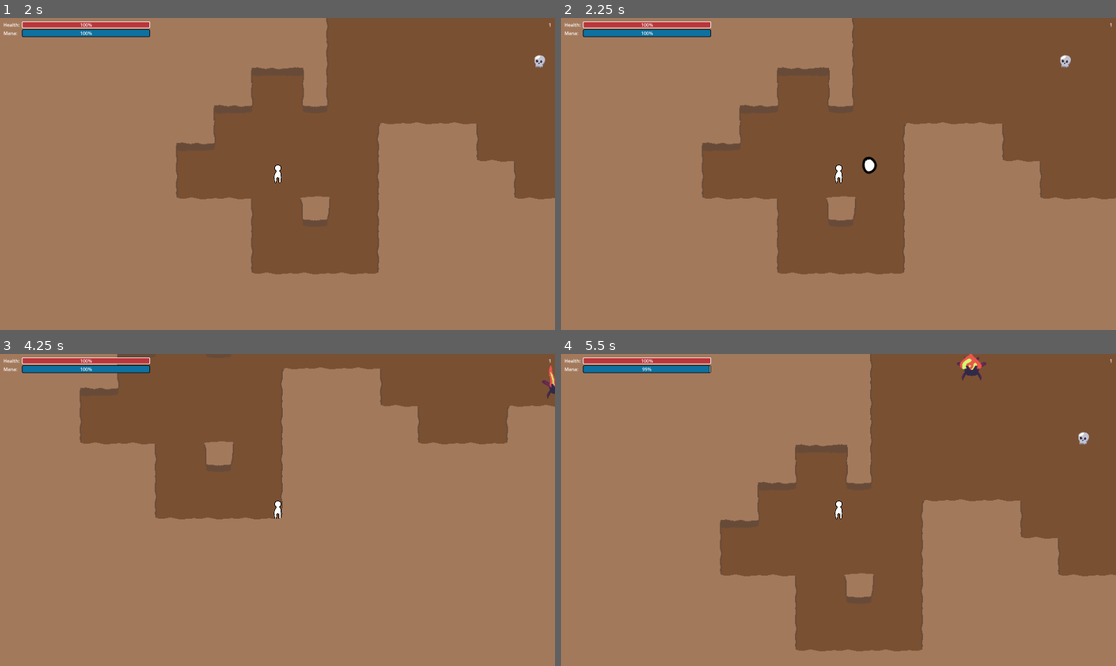
Above: before the commit, frames 1-4 (two rows, left to right).
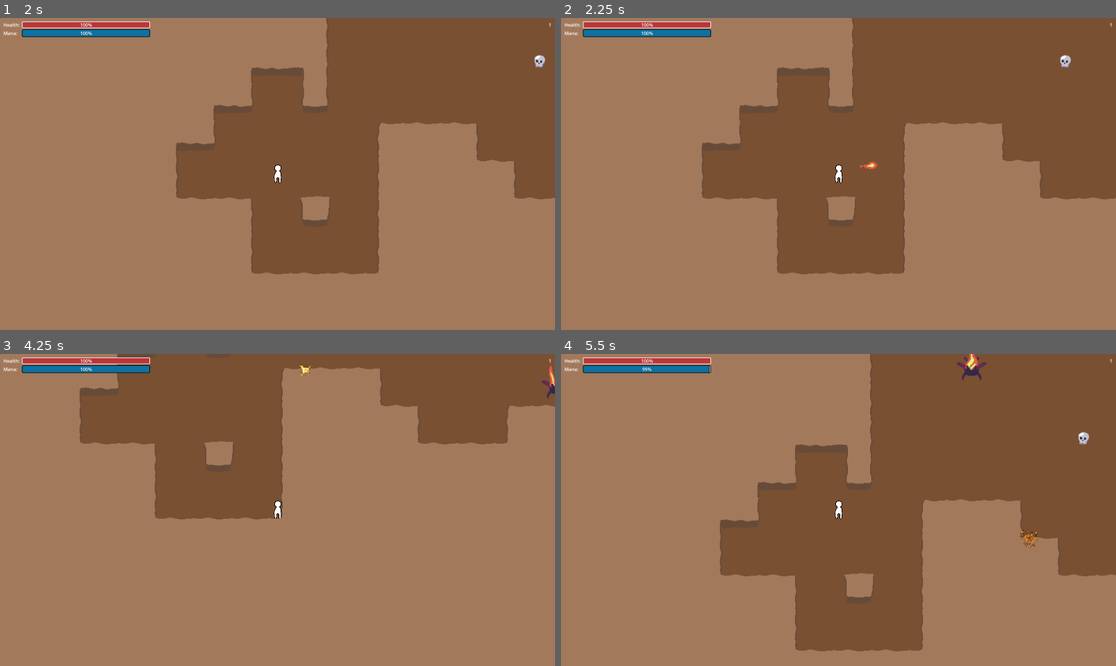
Above: after the commit, the same moments.

Repository: wpuerner/inferno
Game: Godot game, scene res://scenes/main_menu.tscn
Two runs of this game, one before a commit and one after it. Both use one fixed random seed, a clock stepped at 60 frames per second and the inputs below.
Inputs (mouse positions are in pixels of both pictures, inside the frame that each line leads up to):
- Up to frame 1 (2 s): click "Play" at 0.5 s; click "READY" at 1.25 s
- Up to frame 2 (2.25 s): tap Enter at 2 s; move the mouse to (960, 158) at 2.02 s; press the mouse at (960, 158) at 2.03 s; hold D (move_right) from 2.03 s (still down)
- Up to frame 3 (4.25 s): move the mouse to (166, 525) at 2.77 s; release D (move_right) at 2.78 s; release the mouse at (166, 525) at 2.78 s; hold S (move_down) 2.78-3.53 s; click (166, 525) at 2.85 s; move the mouse to (333, 441) at 3.52 s; press the mouse at (333, 441) at 3.53 s; hold D (move_right) from 3.53 s (still down)
- Up to frame 4 (5.5 s): move the mouse to (810, 572) at 4.27 s; release D (move_right) at 4.28 s; release the mouse at (810, 572) at 4.28 s; hold W (move_up) 4.28-5.03 s; click (810, 572) at 4.35 s; move the mouse to (1005, 556) at 5.02 s; press the mouse at (1005, 556) at 5.03 s; hold A (move_left) from 5.03 s (still down)

Frame 1 is identical in both runs. In frame 2, 0.1% of the frame differs, in the area x 53-58%, y 44-51%; in frame 3, less than 0.1%; in frame 4, 0.2%, in the area x 71-87%, y 0-63%.

Commit message:
update explosion animation; fix miscelaneous bugs

Diff:
--- a/scenes/effects/explosion/explosion.gd
+++ b/scenes/effects/explosion/explosion.gd
@@ -1,7 +1,4 @@
 extends Node2D
-
-func _ready():
-	$CPUParticles2D.emitting = true
 
 func _on_timer_timeout():
 	queue_free()
--- a/scenes/effects/explosion/explosion.tscn
+++ b/scenes/effects/explosion/explosion.tscn
@@ -1,36 +1,56 @@
-[gd_scene load_steps=6 format=3 uid="uid://b22afvql266ju"]
+[gd_scene load_steps=10 format=3 uid="uid://b22afvql266ju"]
 
-[ext_resource type="Texture2D" uid="uid://bjewfr4sbl6am" path="res://scenes/effects/puff/puff.png" id="1_75wd1"]
 [ext_resource type="Script" path="res://scenes/effects/explosion/explosion.gd" id="1_at7gm"]
 [ext_resource type="PackedScene" uid="uid://dcimufvvru2en" path="res://scenes/parts/hurtbox/hurtbox.tscn" id="3_c887h"]
+[ext_resource type="Texture2D" uid="uid://cbwxnbffwjka2" path="res://scenes/effects/explosion/explosion.png" id="3_m0uep"]
 
-[sub_resource type="Curve" id="Curve_qfe1y"]
-_data = [Vector2(0, 0.319661), 0.0, 0.0, 0, 0, Vector2(1, 0.834512), 0.0, 0.0, 0, 0]
-point_count = 2
+[sub_resource type="AtlasTexture" id="AtlasTexture_owfna"]
+atlas = ExtResource("3_m0uep")
+region = Rect2(192, 0, 64, 64)
+
+[sub_resource type="AtlasTexture" id="AtlasTexture_4clpf"]
+atlas = ExtResource("3_m0uep")
+region = Rect2(384, 0, 64, 64)
+
+[sub_resource type="AtlasTexture" id="AtlasTexture_pxxc4"]
+atlas = ExtResource("3_m0uep")
+region = Rect2(512, 0, 64, 64)
+
+[sub_resource type="AtlasTexture" id="AtlasTexture_3qhkq"]
+atlas = ExtResource("3_m0uep")
+region = Rect2(576, 0, 64, 64)
+
+[sub_resource type="SpriteFrames" id="SpriteFrames_8cqh1"]
+animations = [{
+"frames": [{
+"duration": 1.0,
+"texture": SubResource("AtlasTexture_owfna")
+}, {
+"duration": 1.0,
+"texture": SubResource("AtlasTexture_4clpf")
+}, {
+"duration": 1.0,
+"texture": SubResource("AtlasTexture_pxxc4")
+}, {
+"duration": 1.0,
+"texture": SubResource("AtlasTexture_3qhkq")
+}],
+"loop": false,
+"name": &"default",
+"speed": 12.0
+}]
 
 [sub_resource type="CircleShape2D" id="CircleShape2D_85u0s"]
-radius = 39.0
+radius = 16.0312
 
 [node name="Explosion" type="Node2D"]
 script = ExtResource("1_at7gm")
 
-[node name="CPUParticles2D" type="CPUParticles2D" parent="."]
-emitting = false
-amount = 6
-lifetime = 0.2
-one_shot = true
-explosiveness = 1.0
-randomness = 0.08
-lifetime_randomness = 0.48
-texture = ExtResource("1_75wd1")
-direction = Vector2(0, 0)
-spread = 180.0
-gravity = Vector2(0, 0)
-initial_velocity_min = 227.54
-initial_velocity_max = 227.54
-damping_min = 72.527
-damping_max = 72.527
-scale_amount_curve = SubResource("Curve_qfe1y")
+[node name="AnimatedSprite2D" type="AnimatedSprite2D" parent="."]
+sprite_frames = SubResource("SpriteFrames_8cqh1")
+autoplay = "default"
+frame = 3
+frame_progress = 1.0
 
 [node name="Timer" type="Timer" parent="."]
 wait_time = 0.3
--- a/scenes/mobs/mantle/mantle.gd
+++ b/scenes/mobs/mantle/mantle.gd
@@ -13,9 +13,7 @@
 
 func _on_entity_health_health_was_depleated():
 	animated_sprite.play("dieing")
-	remove_child(animated_sprite)
-	animated_sprite.global_position = global_position
-	add_sibling(animated_sprite)
+	animated_sprite.reparent(get_parent())
 	event_bus.kill_mob(self)
 	queue_free()
 
--- a/scenes/objects/bullet/bullet.tscn
+++ b/scenes/objects/bullet/bullet.tscn
@@ -1,7 +1,7 @@
-[gd_scene load_steps=5 format=3 uid="uid://c5cqaq647tjxm"]
+[gd_scene load_steps=9 format=3 uid="uid://c5cqaq647tjxm"]
 
-[ext_resource type="Texture2D" uid="uid://cyiogf8t40p6s" path="res://scenes/objects/bullet/bullet.png" id="1_g3l6f"]
 [ext_resource type="Resource" uid="uid://l35nc4pia1xa" path="res://scenes/attributes/spread_angle/spread_angle_attribute.tres" id="1_hwnee"]
+[ext_resource type="Texture2D" uid="uid://iwpub42r6iv3" path="res://scenes/objects/fireball/fireball.png" id="2_1c225"]
 
 [sub_resource type="GDScript" id="GDScript_slh0c"]
 script/source = "extends Area2D
@@ -38,6 +38,38 @@
 	queue_free()
 "
 
+[sub_resource type="AtlasTexture" id="AtlasTexture_shbep"]
+atlas = ExtResource("2_1c225")
+region = Rect2(0, 0, 64, 64)
+
+[sub_resource type="AtlasTexture" id="AtlasTexture_yyyea"]
+atlas = ExtResource("2_1c225")
+region = Rect2(64, 0, 64, 64)
+
+[sub_resource type="AtlasTexture" id="AtlasTexture_ddu40"]
+atlas = ExtResource("2_1c225")
+region = Rect2(128, 0, 64, 64)
+
+[sub_resource type="SpriteFrames" id="SpriteFrames_tm8f6"]
+animations = [{
+"frames": [{
+"duration": 1.0,
+"texture": SubResource("AtlasTexture_shbep")
+}, {
+"duration": 1.0,
+"texture": SubResource("AtlasTexture_yyyea")
+}, {
+"duration": 1.0,
+"texture": SubResource("AtlasTexture_ddu40")
+}, {
+"duration": 1.0,
+"texture": SubResource("AtlasTexture_yyyea")
+}],
+"loop": true,
+"name": &"default",
+"speed": 8.0
+}]
+
 [sub_resource type="CircleShape2D" id="CircleShape2D_jtiw3"]
 radius = 11.0
 
@@ -47,8 +79,10 @@
 script = SubResource("GDScript_slh0c")
 spread_angle_attribute = ExtResource("1_hwnee")
 
-[node name="Sprite2D" type="Sprite2D" parent="."]
-texture = ExtResource("1_g3l6f")
+[node name="AnimatedSprite2D" type="AnimatedSprite2D" parent="."]
+sprite_frames = SubResource("SpriteFrames_tm8f6")
+autoplay = "default"
+frame_progress = 0.00710242
 
 [node name="CollisionShape2D" type="CollisionShape2D" parent="."]
 shape = SubResource("CircleShape2D_jtiw3")
--- a/scenes/objects/fireball/fireball.gd
+++ b/scenes/objects/fireball/fireball.gd
@@ -5,3 +5,9 @@
 
 func _on_hurtbox_hurtbox_collided(_body):
 	queue_free()
+
+func _on_body_entered(body):
+	var explosion = preload("res://scenes/effects/explosion/explosion.tscn").instantiate()
+	explosion.global_position = global_position
+	call_deferred("add_sibling", explosion)
+	queue_free()
--- a/scenes/objects/fireball/fireball.tscn
+++ b/scenes/objects/fireball/fireball.tscn
@@ -1,8 +1,7 @@
-[gd_scene load_steps=9 format=3 uid="uid://drdjb67o0a1bp"]
+[gd_scene load_steps=8 format=3 uid="uid://drdjb67o0a1bp"]
 
 [ext_resource type="Script" path="res://scenes/objects/fireball/fireball.gd" id="1_ij420"]
 [ext_resource type="Texture2D" uid="uid://iwpub42r6iv3" path="res://scenes/objects/fireball/fireball.png" id="2_meeqi"]
-[ext_resource type="PackedScene" uid="uid://dcimufvvru2en" path="res://scenes/parts/hurtbox/hurtbox.tscn" id="3_gi4lq"]
 
 [sub_resource type="AtlasTexture" id="AtlasTexture_taji7"]
 atlas = ExtResource("2_meeqi")
@@ -39,7 +38,9 @@
 [sub_resource type="CircleShape2D" id="CircleShape2D_ucsyt"]
 radius = 5.0
 
-[node name="Fireball" type="Node2D"]
+[node name="Fireball" type="Area2D"]
+collision_layer = 0
+collision_mask = 5
 script = ExtResource("1_ij420")
 
 [node name="AnimatedSprite2D" type="AnimatedSprite2D" parent="."]
@@ -48,10 +49,7 @@
 frame_progress = 0.206049
 offset = Vector2(-4.675, 0)
 
-[node name="Hurtbox" parent="." instance=ExtResource("3_gi4lq")]
-collision_mask = 5
-
-[node name="CollisionShape2D" type="CollisionShape2D" parent="Hurtbox"]
+[node name="CollisionShape2D" type="CollisionShape2D" parent="."]
 shape = SubResource("CircleShape2D_ucsyt")
 
-[connection signal="hurtbox_collided" from="Hurtbox" to="." method="_on_hurtbox_hurtbox_collided"]
+[connection signal="body_entered" from="." to="." method="_on_body_entered"]
--- a/scenes/parts/line_of_sight_detector/line_of_sight_detector.gd
+++ b/scenes/parts/line_of_sight_detector/line_of_sight_detector.gd
@@ -6,8 +6,14 @@
 
 @export_flags_2d_physics var ray_mask: int
 
+@onready var event_bus: Node = get_node("/root/EventBus")
+
 var objects: Array = []
 var object_in_sight: Node2D
+
+func _ready():
+	set_physics_process(false)
+	event_bus.gameplay_started.connect(func(): set_physics_process(true))
 
 func _physics_process(_delta):
 	if objects.is_empty(): return
Binary file added: scenes/effects/explosion/explosion.png
Not shown, added: scenes/effects/explosion/explosion.png.import
